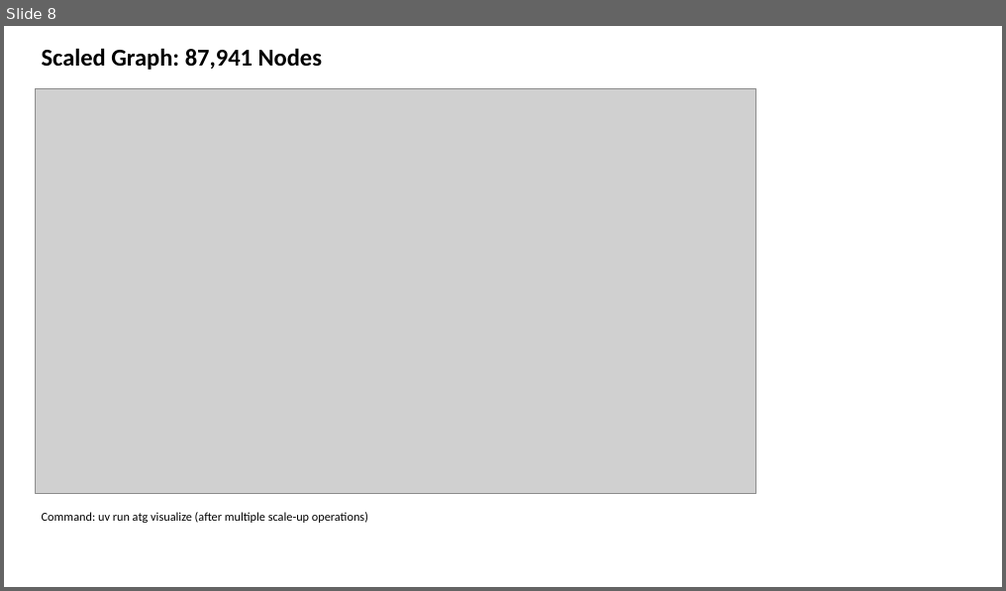
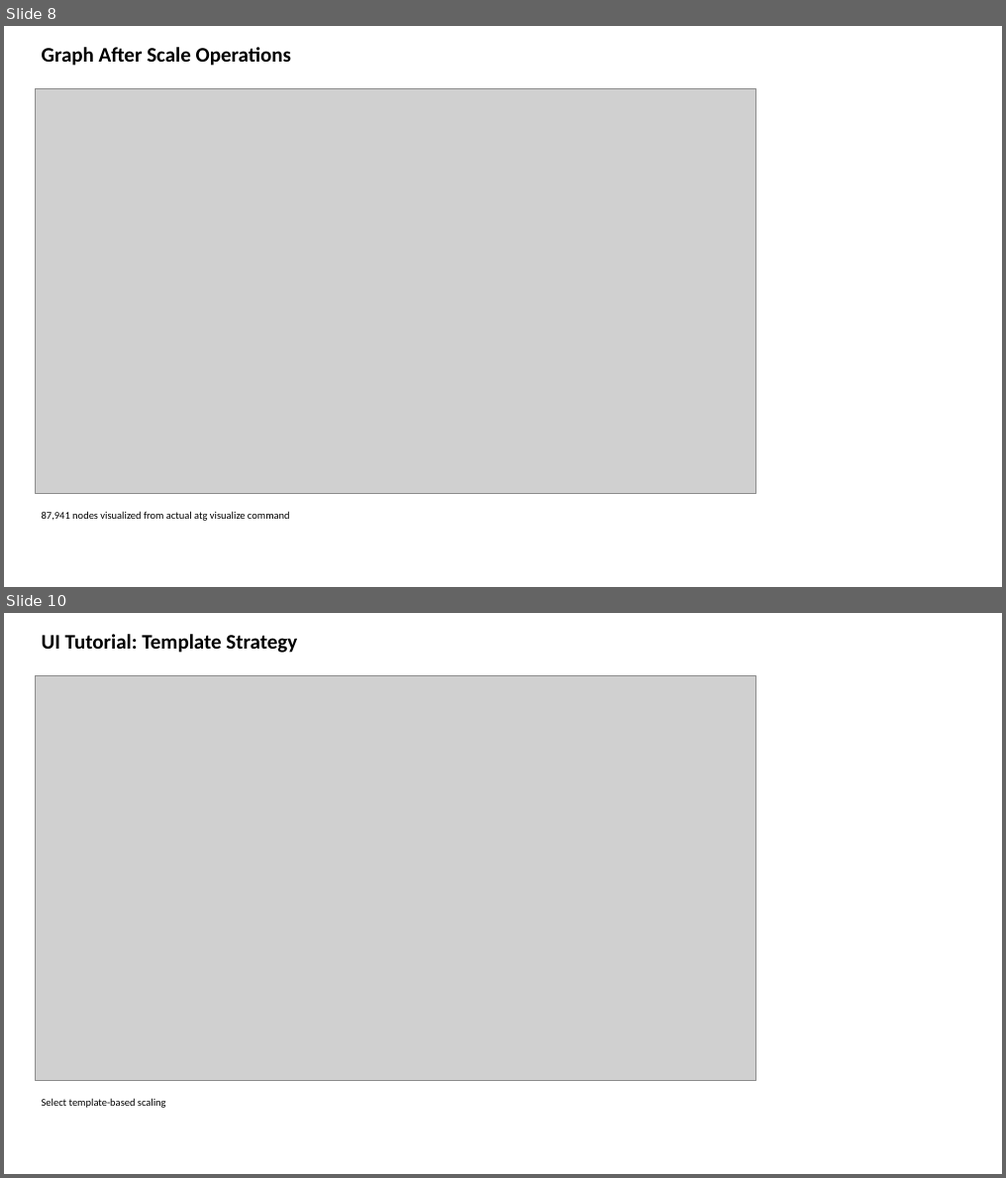
Before and after one commit to rysweet/azure-tenant-grapher, a slide deck: Scale_Operations_Implementation.pptx. Shown one above the other, each under a label of ours: slide 8 before the commit, slides 8 and 10 after it; the slides between them are not shown. The pictures are 1006x591 and 1006x1178 pixels, drawn with LibreOffice and Linux fonts; fonts in the diff are those of the drawing; grey boxes stand for pictures. Boxes give left, top, right and bottom in pixels: in the first picture for what was removed or moved away, otherwise in the second. Text is boxed around its words. In the diff, an @@ line names an element or a change of style, - is before the commit and + after.

```diff
--- a/Scale_Operations_Implementation.pptx
+++ b/Scale_Operations_Implementation.pptx
@@ slide 10 added at <box>4,613,1002,1174</box>, background #FFFFFF @@
@@ text added at <box>42,634,297,653</box>, 24 pt, text #000000, bold @@
+UI Tutorial: Template Strategy
@@ picture added at <box>36,675,756,1080</box> @@
@@ text added at <box>42,1098,166,1108</box>, 12 pt, text #000000 @@
+Select template-based scaling
@@ slide 8 changed as well @@
@@ text at <box>42,47,291,66</box>: text changed; size 28 to 24 pt @@
-Scaled Graph: 87,941 Nodes
+Graph After Scale Operations
@@ text at <box>42,511,290,521</box>: text changed; size 14 to 12 pt @@
-Command: uv run atg visualize (after multiple scale-up operations)
+87,941 nodes visualized from actual atg visualize command
```
Also in this commit, not shown: 9 other slides changed, 9 other slides added.
